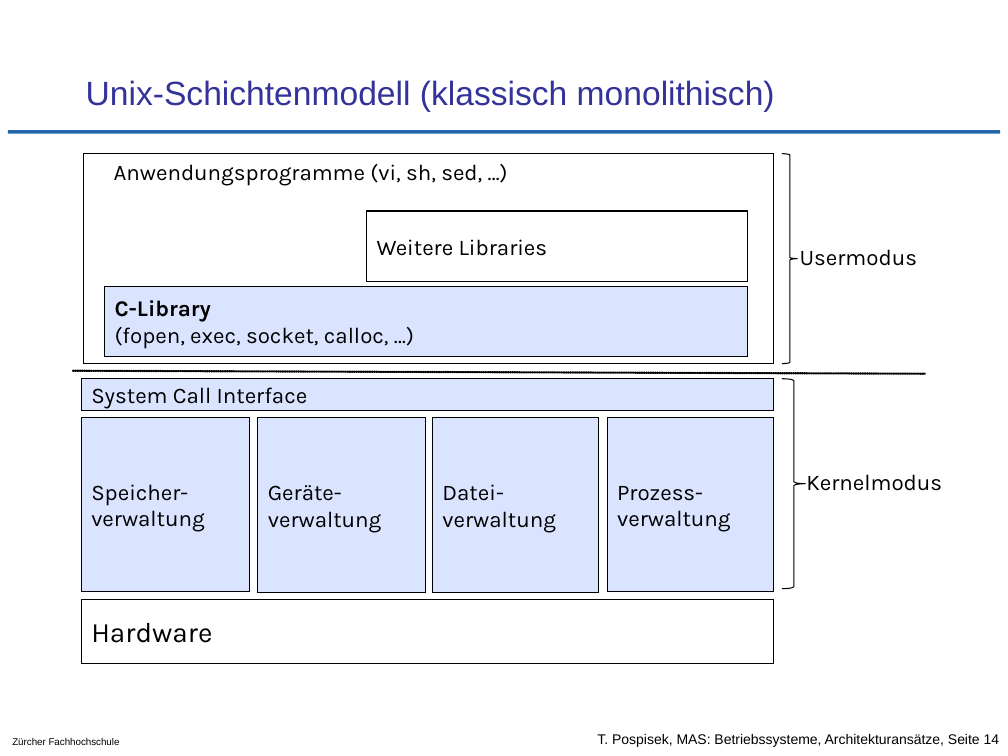
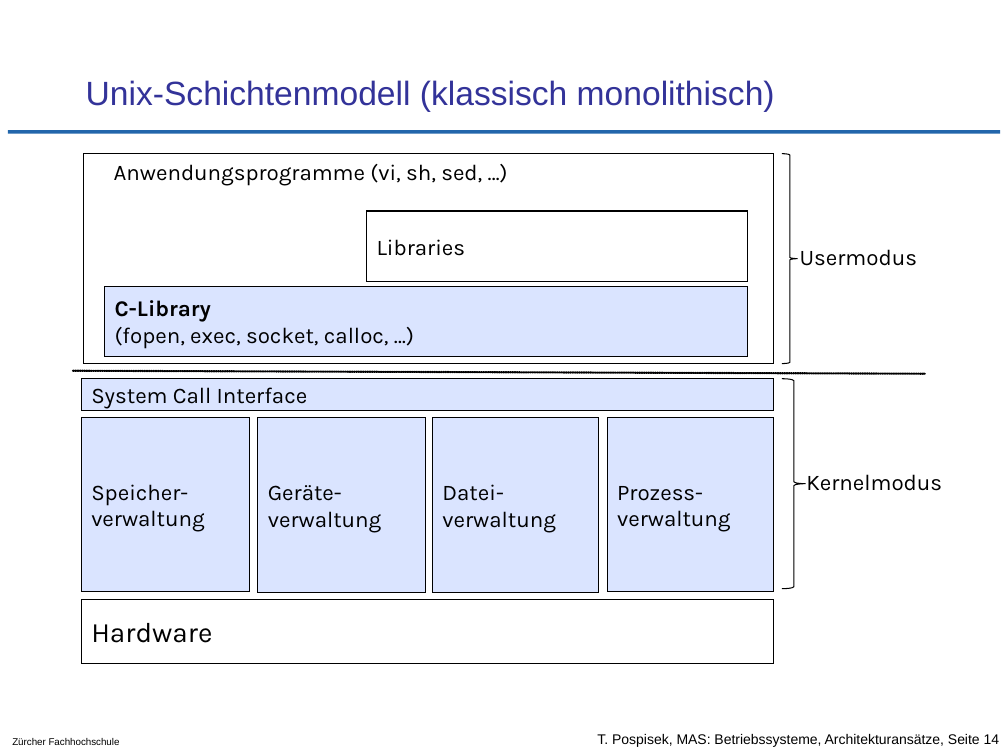
Before and after one commit to tpo/betriebssysteme, a slide deck: slide 14 of 02-2_Architekturansätze.odp. Drawn at 1008x756 pixels with LibreOffice and Linux fonts; fonts in the diff are those of the drawing; background and template pictures are left out. Boxes give left, top, right and bottom in pixels: in the first picture for what was removed or moved away, otherwise in the second. Text is boxed around its words. In the diff, an @@ line names an element or a change of style, - is before the commit and + after.

Commit message:
kleine Verbesserungen
- S. 6     - erwähnt das Hypervisormode Ring -1 ist
- S. 13    - "Service Request" in Diagram an lesbarere Stelle verschoben
- S. 14/15 - s/Weitere Libraries/Libraries/
- S. 17    - kleinere Fontsize, damit Text in Diagram passt
- S. 23    - EMF Diagram mit ODG ersetzt (hurra!)

```diff
--- a/02-2_Architekturansätze.odp
+++ b/02-2_Architekturansätze.odp
@@ text in rectangle at (377,239,466,256): text changed @@
-Weitere Libraries
+Libraries
```
Also in this commit, not shown: 5 other slides changed.
